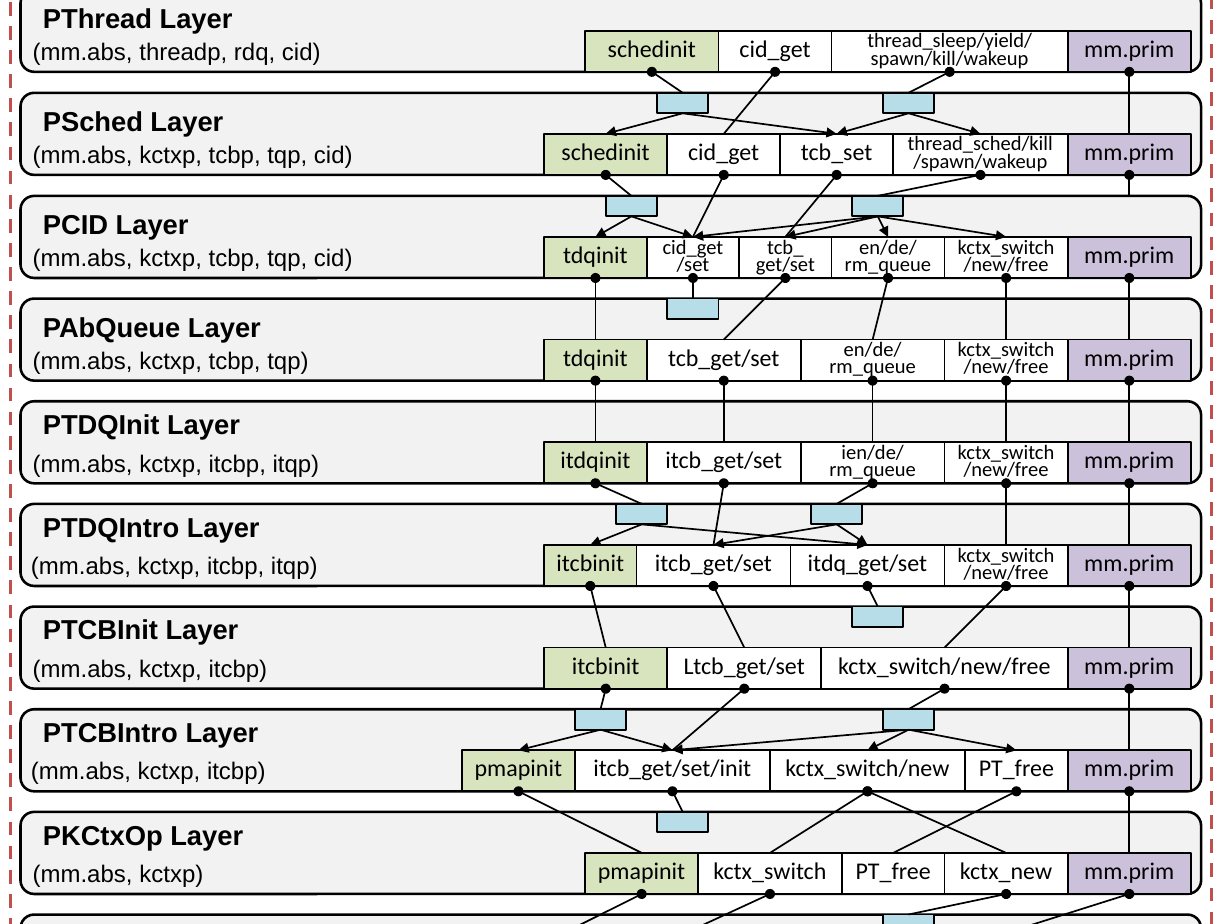
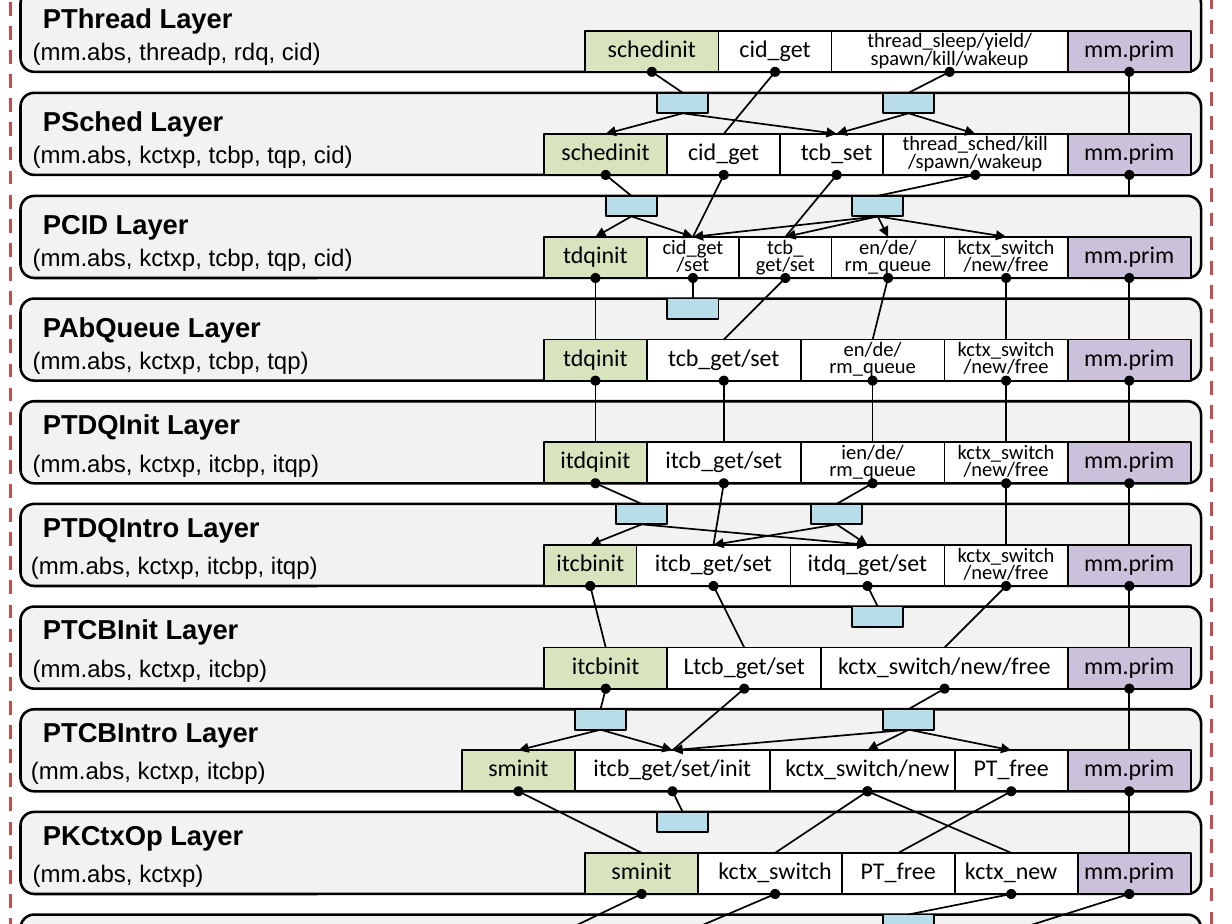
Before and after one commit to ronghui-gu/dissertation, a slide deck: slide 2 of figs/layerdiagram/proc_layers.pptx. Drawn at 1232x924 pixels with LibreOffice and Linux fonts; fonts in the diff are those of the drawing. Boxes give left, top, right and bottom in pixels: in the first picture for what was removed or moved away, otherwise in the second. Text is boxed around its words. In the diff, an @@ line names an element or a change of style, - is before the commit and + after.

```diff
--- a/figs/layerdiagram/proc_layers.pptx
+++ b/figs/layerdiagram/proc_layers.pptx
@@ arrow moved from (909, 113) - (981, 134) to (909, 113) - (976, 134) @@
@@ rectangle "thread_sched/kill": place and size @@
-rectangle "thread_sched/kill" at (893, 134, 1068, 175)
+rectangle "thread_sched/kill" at (883, 134, 1068, 175)
@@ arrow moved from (981, 175) - (877, 196) to (976, 175) - (877, 196) @@
@@ arrow moved from (909, 729) - (1016, 750) to (909, 729) - (1011, 750) @@
@@ text in rectangle at (488, 759, 548, 776): text changed @@
-pmapinit
+sminit
@@ rectangle "PT_free": place and size @@
-rectangle "PT_free" at (965, 750, 1067, 791)
+rectangle "PT_free" at (955, 750, 1068, 791)
@@ arrow moved from (867, 791) - (770, 853) to (867, 791) - (775, 853) @@
@@ arrow moved from (867, 791) - (1007, 853) to (867, 791) - (1011, 853) @@
@@ arrow moved from (1016, 791) - (893, 853) to (1011, 791) - (898, 853) @@
@@ text in rectangle at (611, 862, 671, 879): text changed @@
-pmapinit
+sminit
@@ rectangle "kctx_switch": place and size @@
-rectangle "kctx_switch" at (699, 853, 843, 893)
+rectangle "kctx_switch" at (699, 853, 853, 893)
@@ rectangle "PT_free": place and size @@
-rectangle "PT_free" at (841, 853, 944, 893)
+rectangle "PT_free" at (841, 853, 955, 893)
@@ rectangle "kctx_new": place and size @@
-rectangle "kctx_new" at (945, 853, 1068, 893)
+rectangle "kctx_new" at (945, 853, 1078, 893)
@@ arrow moved from (642, 894) - (519, 924) to (642, 894) - (514, 924) @@
@@ arrow moved from (770, 894) - (637, 924) to (775, 894) - (631, 924) @@
@@ arrow moved from (1007, 894) - (909, 914) to (1011, 894) - (909, 914) @@
```
Also in this commit, not shown: 12 other files.
